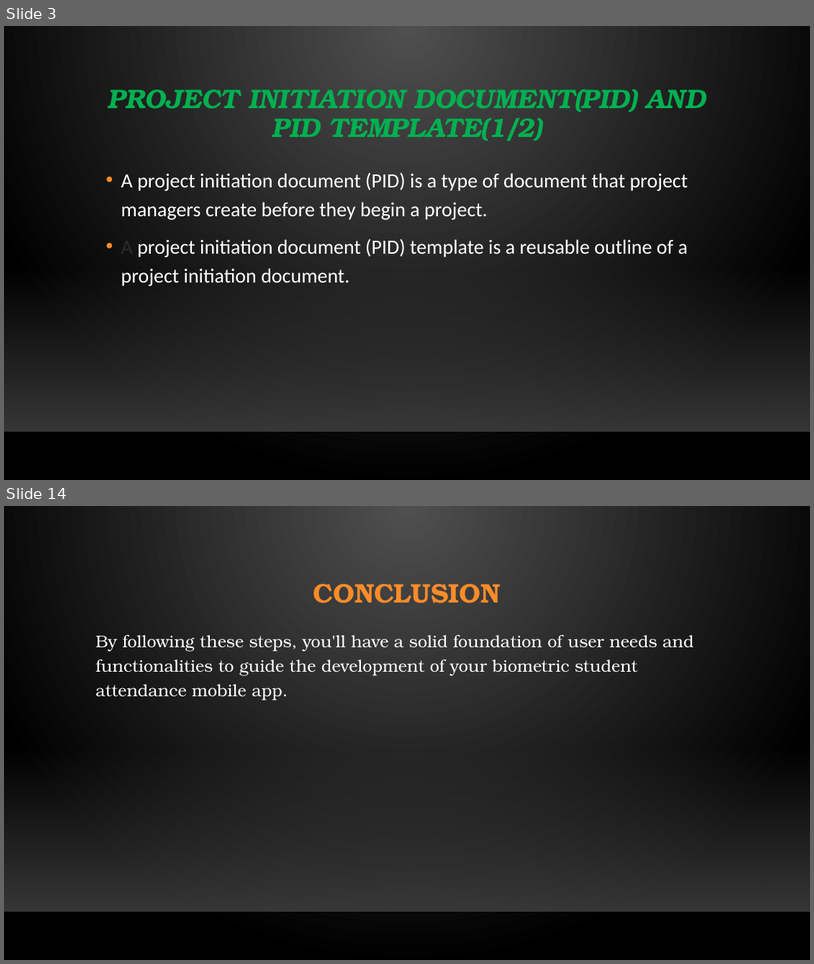
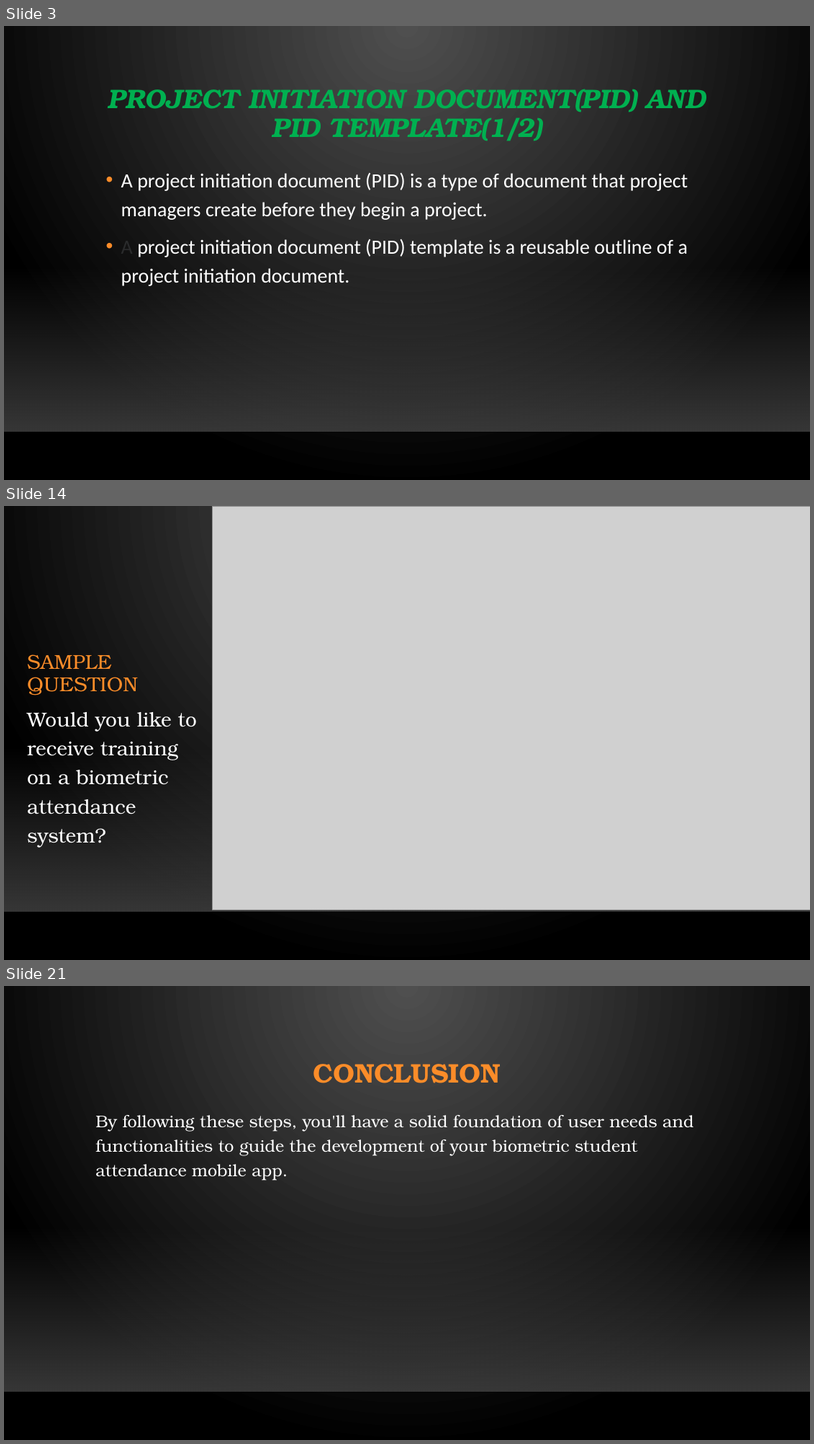
Before and after one commit to N-Jerry/Group11, a slide deck: CEF440_task[2]Group11.pptx. Shown one above the other, each under a label of ours: slides 3 and 14 before the commit, slides 3, 14 and 21 after it; the slides between them are not shown. The pictures are 814x964 and 814x1444 pixels, drawn with LibreOffice and Linux fonts; fonts in the diff are those of the drawing; grey boxes stand for pictures; background and template pictures are left out. Boxes give left, top, right and bottom in pixels: in the first picture for what was removed or moved away, otherwise in the second. Text is boxed around its words. In the diff, an @@ line names an element or a change of style, - is before the commit and + after.

```diff
--- a/CEF440_task[2]Group11.pptx
+++ b/CEF440_task[2]Group11.pptx
@@ slide 14 added at box(4, 506, 810, 960), background gradient #505050 to #000000; not listed: 2 template elements that a slide beside it also shows @@
@@ picture added at box(213, 506, 810, 909) @@
@@ title added at box(27, 654, 138, 695), 24 pt, text #FB8C29 @@
+SAMPLE QUESTION
@@ text added at box(27, 712, 197, 847), 24 pt, text #FFFFFF @@
+Would you like to receive training on a biometric attendance system?
@@ what was slide 14 is now slide 21 @@
```
Also in this commit, not shown: 6 slides changed, 10 other slides added, 4 slides removed.
